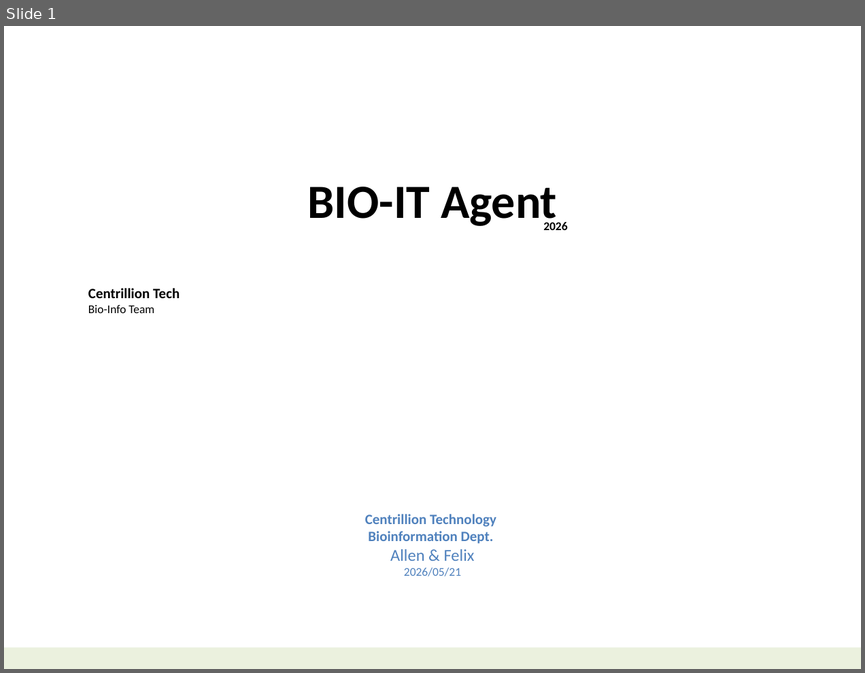
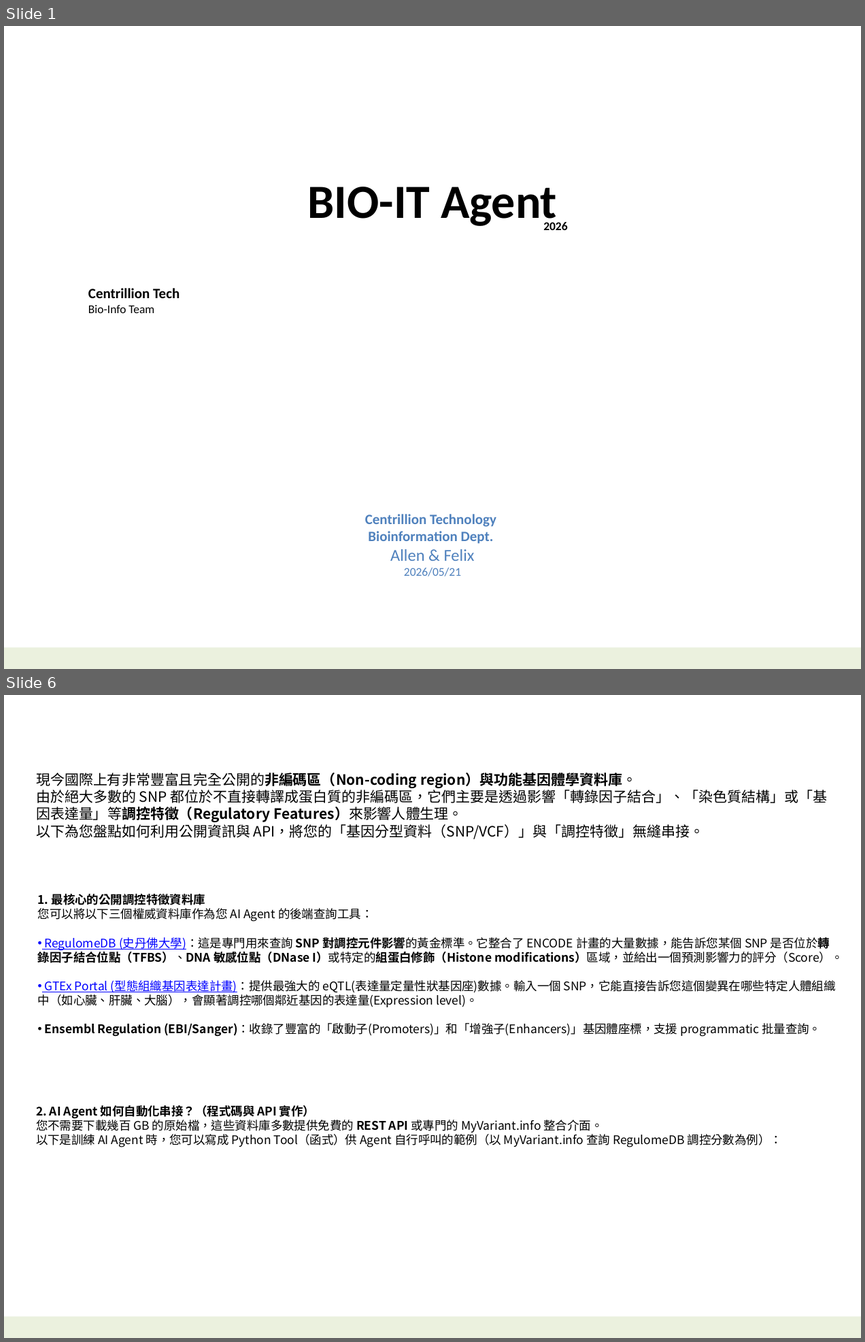
Before and after one commit to navibator/crazy-ai, a slide deck: bio-it-agent.pptx. Shown one above the other, each under a label of ours: slide 1 before the commit, slides 1 and 6 after it; the slides between them are not shown. The pictures are 865x673 and 865x1342 pixels, drawn with LibreOffice and Linux fonts; fonts in the diff are those of the drawing. Boxes give left, top, right and bottom in pixels: in the first picture for what was removed or moved away, otherwise in the second. Text is boxed around its words. In the diff, an @@ line names an element or a change of style, - is before the commit and + after.

Commit message:
bio-it agent

```diff
--- a/bio-it-agent.pptx
+++ b/bio-it-agent.pptx
@@ slide 6 added at box(4, 695, 861, 1338), background #FFFFFF; not listed: 1 template element that a slide beside it also shows @@
@@ text added at box(36, 773, 827, 839), 12 pt, text #000000 @@
+現今國際上有非常豐富且完全公開的非編碼區（Non-coding region）與功能基因體學資料庫。
+由於絕大多數的 SNP 都位於不直接轉譯成蛋白質的非編碼區，它們主要是透過影響「轉錄因子結合」、「染色質結構」或「基因表達量」等調控特徵（Regulatory Features）來影響人體生理。
+以下為您盤點如何利用公開資訊與 API，將您的「基因分型資料（SNP/VCF）」與「調控特徵」無縫串接。
@@ text added at box(38, 894, 843, 1036), 10 pt, text #000000 @@
+1. 最核心的公開調控特徵資料庫
+您可以將以下三個權威資料庫作為您 AI Agent 的後端查詢工具：
+• RegulomeDB (史丹佛大學)：這是專門用來查詢 SNP 對調控元件影響的黃金標準。它整合了 ENCODE 計畫的大量數據，能告訴您某個 SNP 是否位於轉錄因子結合位點（TFBS）、DNA 敏感位點（DNase I）或特定的組蛋白修飾（Histone modifications）區域，並給出一個預測影響力的評分（Score）。
+• GTEx Portal (型態組織基因表達計畫)：提供最強大的 eQTL(表達量定量性狀基因座)數據。輸入一個 SNP，它能直接告訴您這個變異在哪些特定人體組織中（如心臟、肝臟、大腦），會顯著調控哪個鄰近基因的表達量(Expression level)。
+• Ensembl Regulation (EBI/Sanger)：收錄了豐富的「啟動子(Promoters)」和「增強子(Enhancers)」基因體座標，支援 programmatic 批量查詢。
@@ text added at box(36, 1105, 783, 1147), 10 pt, text #000000 @@
+2. AI Agent 如何自動化串接？（程式碼與 API 實作）
+您不需要下載幾百 GB 的原始檔，這些資料庫多數提供免費的 REST API 或專門的 MyVariant.info 整合介面。
+以下是訓練 AI Agent 時，您可以寫成 Python Tool（函式）供 Agent 自行呼叫的範例（以 MyVariant.info 查詢 RegulomeDB 調控分數為例）：
```
Also in this commit, not shown: 5 other slides added, 6 slides removed, 4 other files.
